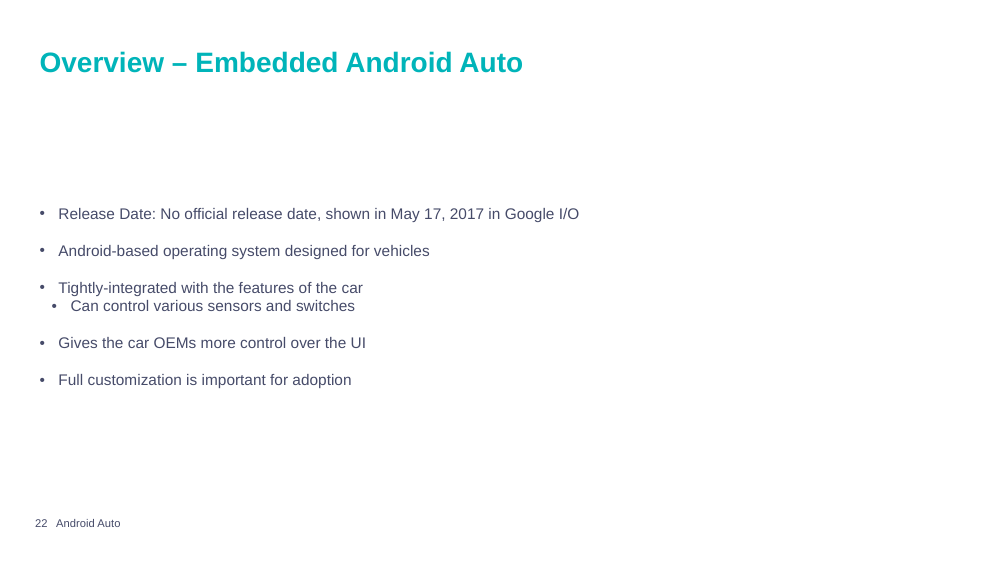
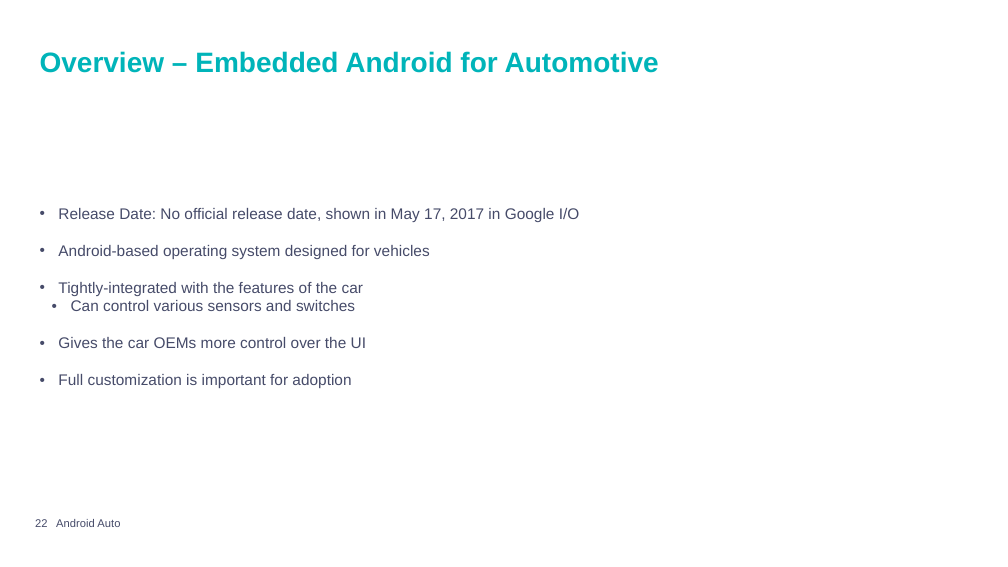
Before and after one commit to mpiresgro/AndroidAutoInfo, a slide deck: slide 22 of PowerPoint Final/Presentation_Joao_Mauro.pptx. Drawn at 1008x567 pixels with LibreOffice and Linux fonts; fonts in the diff are those of the drawing; background and template pictures are left out. Boxes give left, top, right and bottom in pixels: in the first picture for what was removed or moved away, otherwise in the second. Text is boxed around its words. In the diff, an @@ line names an element or a change of style, - is before the commit and + after.

```diff
--- a/PowerPoint Final/Presentation_Joao_Mauro.pptx
+++ b/PowerPoint Final/Presentation_Joao_Mauro.pptx
@@ title at (40, 51, 659, 73): text changed @@
-Overview – Embedded Android Auto
+Overview – Embedded Android for Automotive
```
Also in this commit, not shown: 2 other slides changed.
